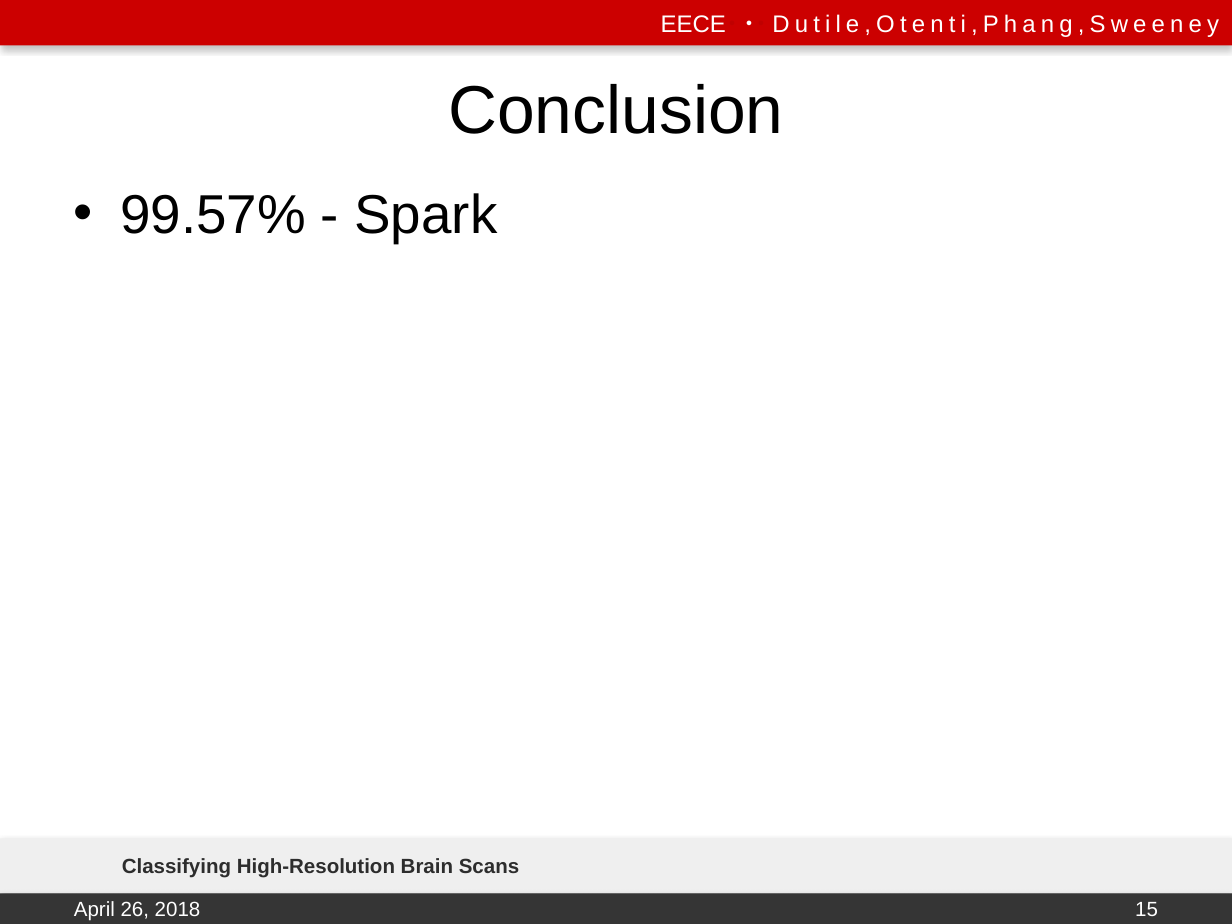
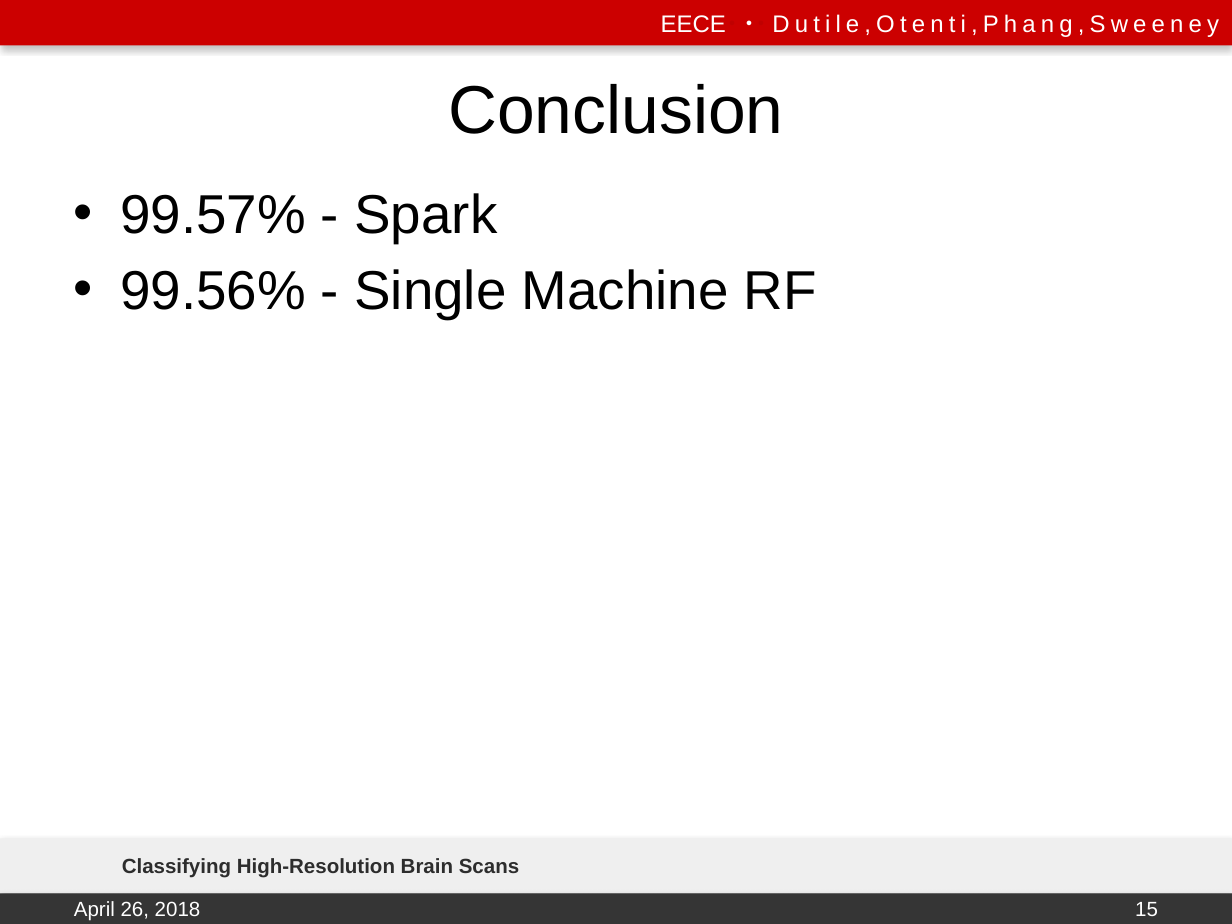
Before and after one commit to emily-jean/ml-brains, a slide deck: slide 15 of presentation/DutileOtentiPhangSweeney.pptx. Drawn at 1232x924 pixels with LibreOffice and Linux fonts; fonts in the diff are those of the drawing; background and template pictures are left out. Boxes give left, top, right and bottom in pixels: in the first picture for what was removed or moved away, otherwise in the second. Text is boxed around its words. In the diff, an @@ line names an element or a change of style, - is before the commit and + after.

```diff
--- a/presentation/DutileOtentiPhangSweeney.pptx
+++ b/presentation/DutileOtentiPhangSweeney.pptx
@@ text at [120, 269, 817, 319]: paragraph added @@
+• 99.56% - Single Machine RF
```
Also in this commit, not shown: 2 other slides changed.
